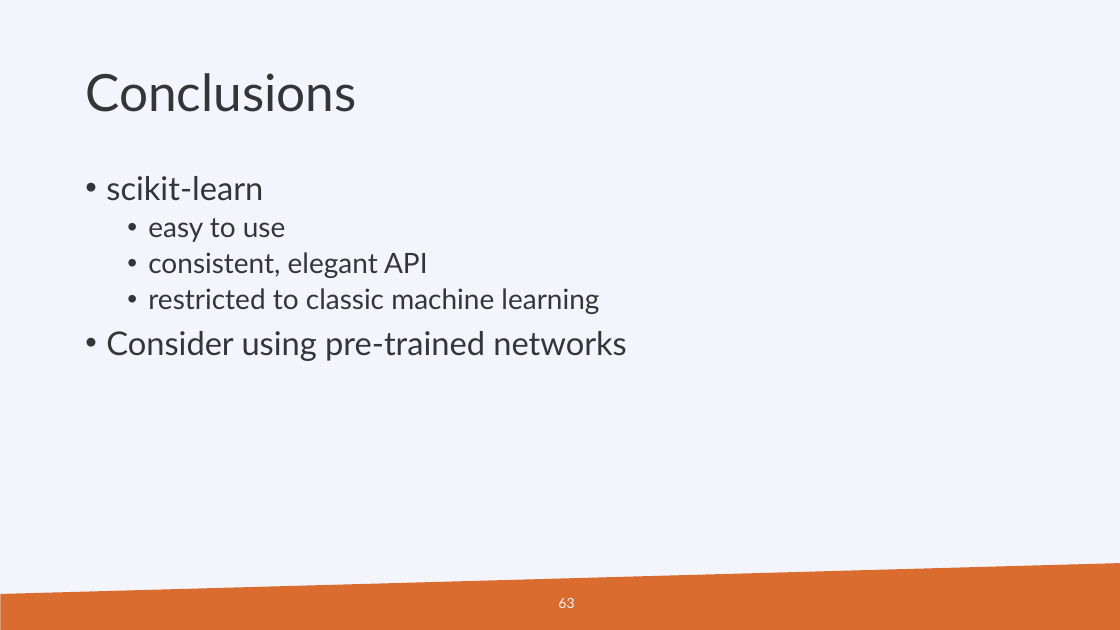
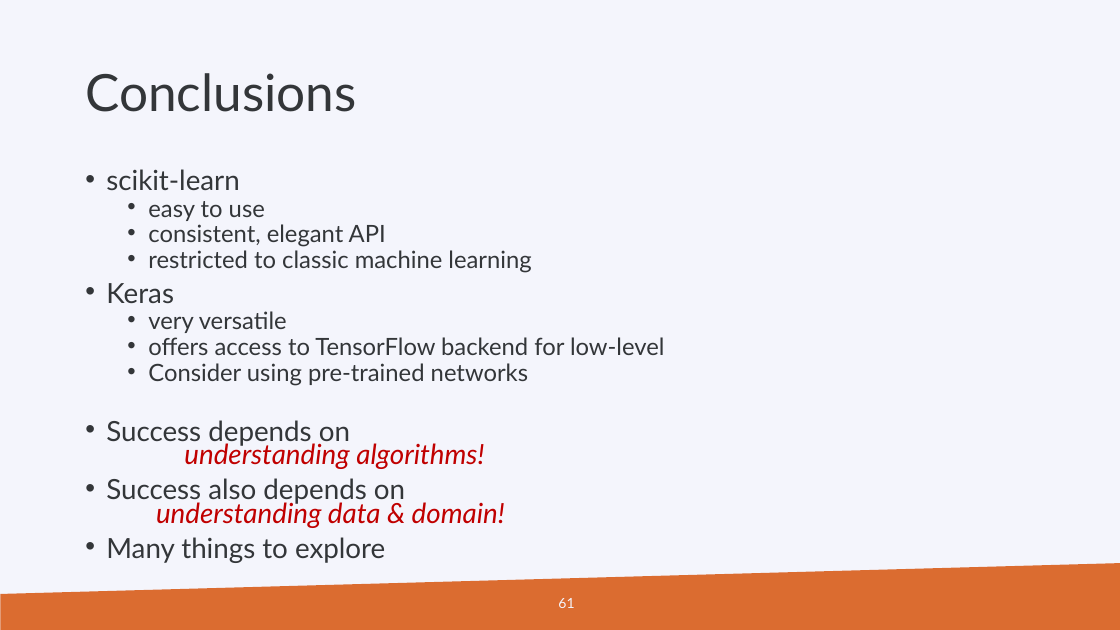
Before and after one commit to gjbex/Machine-learning-with-Python, a slide deck: slide 61 of python_for_machine_learning.pptx (slide 63 before the commit). Drawn at 1120x630 pixels with LibreOffice and Linux fonts; fonts in the diff are those of the drawing; background and template pictures are left out. Boxes give left, top, right and bottom in pixels: in the first picture for what was removed or moved away, otherwise in the second. Text is boxed around its words. In the diff, an @@ line names an element or a change of style, - is before the commit and + after.

```diff
--- a/python_for_machine_learning.pptx
+++ b/python_for_machine_learning.pptx
@@ text at [106,169,531,386]: size 28 to 23.8 pt in "scikit-learn"; size 24 to 20.4 pt in "easy to use", "consistent, elegant API", "restricted to classic machine learning"; size 28 to 20.4 pt in "Consider using pre-trained networks"; line spacing 0.9 to 0.7; list level 1 to 2 in "Consider using pre-trained networks" @@
@@ text at [106,283,665,355]: paragraphs added @@
+• Keras
+  • very versatile
+  • offers access to TensorFlow backend for low-level
@@ text at [106,420,505,563]: paragraphs added @@
+• Success depends on
+  understanding algorithms!
+• Success also depends on
+  understanding data & domain!
+• Many things to explore
@@ page number at [558,598,574,608]: text changed @@
-63
+61
```
Also in this commit, not shown: 2 other slides changed, 1 slide added, 3 slides removed.
